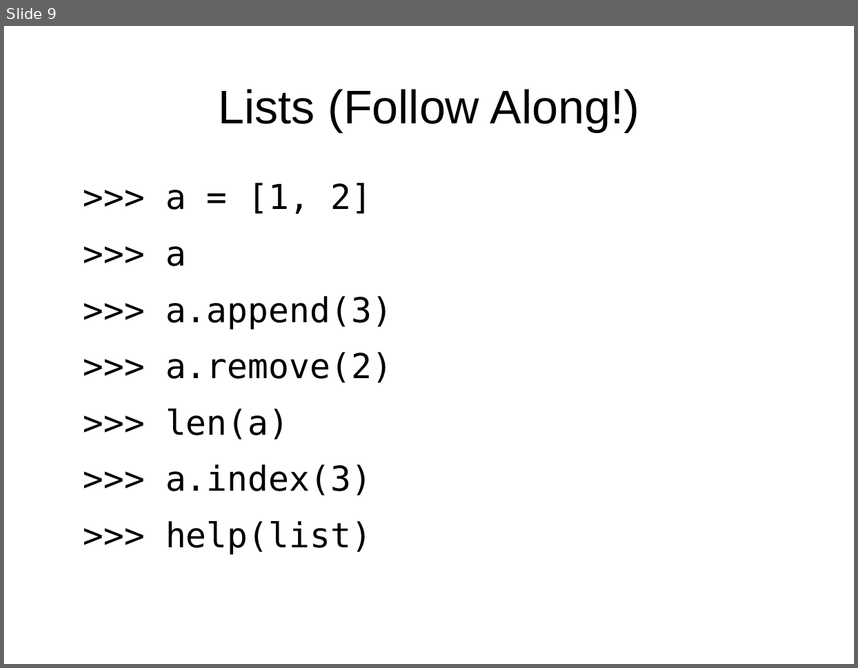
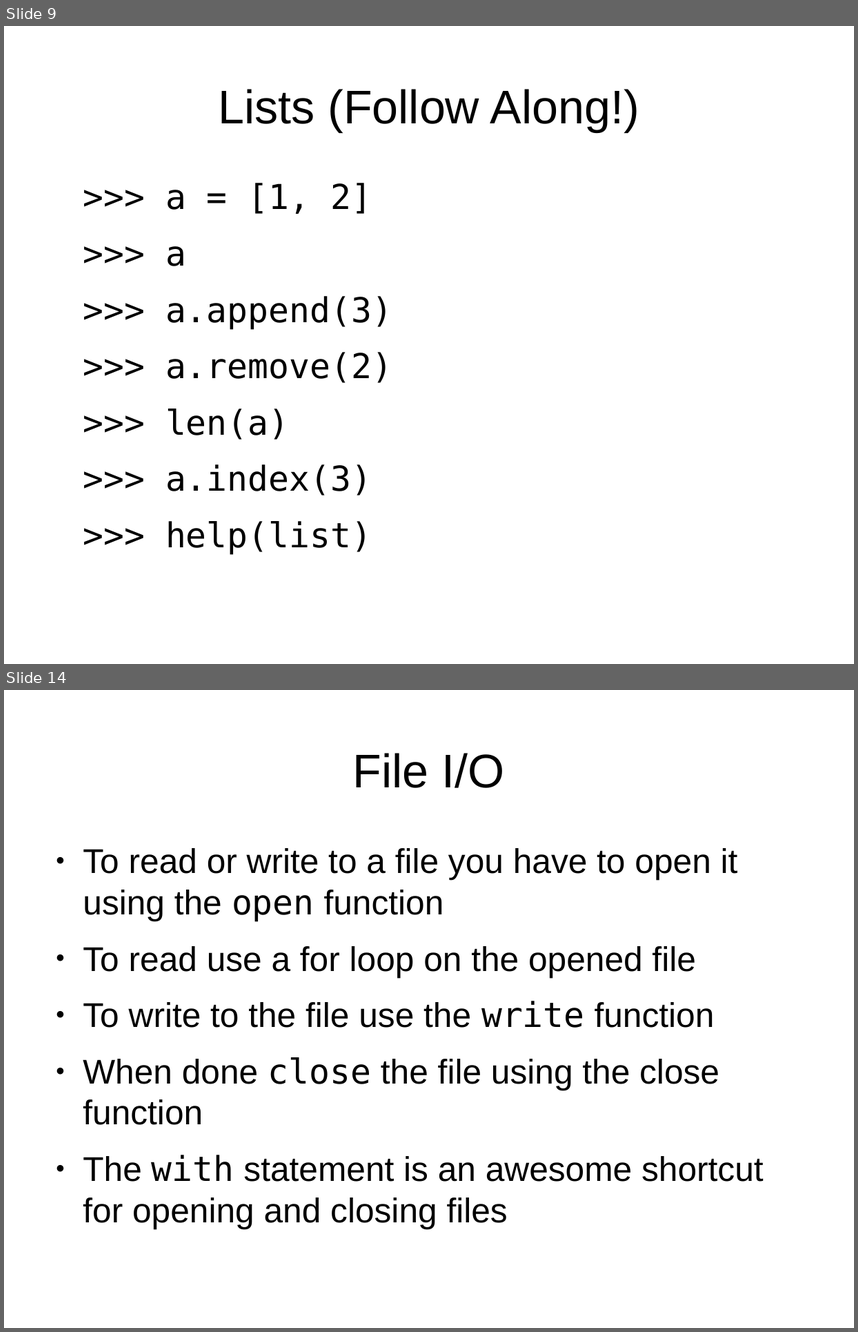
Before and after one commit to bradfordbarr/HacDC-Intro-to-Programming, a slide deck: class_2/class_2.odp. Shown one above the other, each under a label of ours: slide 9 before the commit, slides 9 and 14 after it; the slides between them are not shown. The pictures are 858x668 and 858x1332 pixels, drawn with LibreOffice and Linux fonts; fonts in the diff are those of the drawing. Boxes give left, top, right and bottom in pixels: in the first picture for what was removed or moved away, otherwise in the second. Text is boxed around its words. In the diff, an @@ line names an element or a change of style, - is before the commit and + after.

```diff
--- a/class_2/class_2.odp
+++ b/class_2/class_2.odp
@@ slide 14 added at (4,690,854,1328), background #FFFFFF @@
@@ title added at (353,753,505,788), 44 pt, text #000000 @@
+File I/O
@@ text added at (83,848,764,1228), 32 pt, text #000000 @@
+● To read or write to a file you have to open it using the open function
+● To read use a for loop on the opened file
+● To write to the file use the write function
+● When done close the file using the close function
+● The with statement is an awesome shortcut for opening and closing files
```
Also in this commit, not shown: 3 slides changed, 7 other slides added, 2 slides removed, 1 other file.
